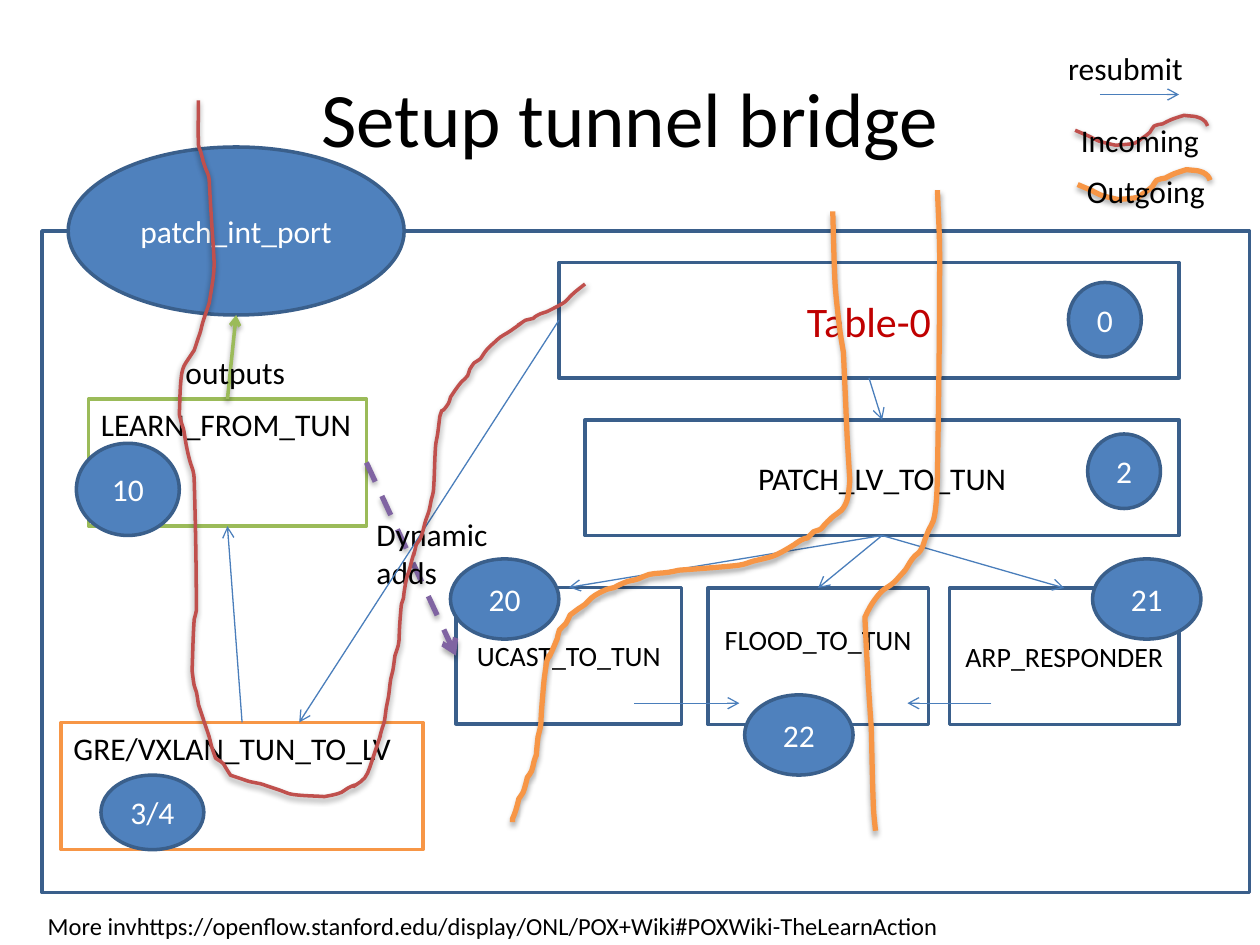
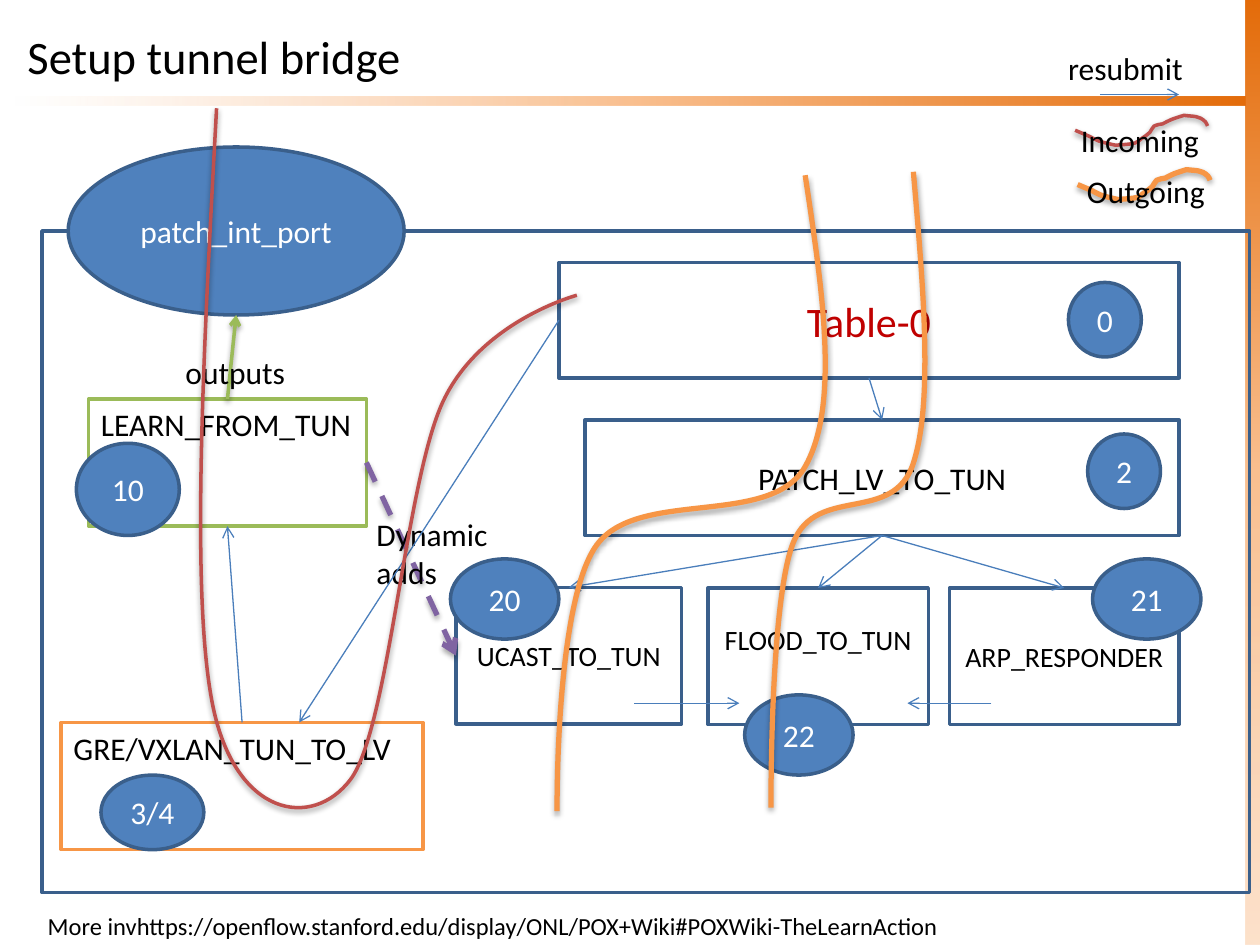
Before and after one commit to sknrao/openstack-neutron-revengg, a slide deck: slide 17 of OS-Neutron-OVS-Agent.pptx. Drawn at 1260x945 pixels with LibreOffice and Linux fonts; fonts in the diff are those of the drawing. Boxes give left, top, right and bottom in pixels: in the first picture for what was removed or moved away, otherwise in the second. Text is boxed around its words. In the diff, an @@ line names an element or a change of style, - is before the commit and + after.

Commit message:
Updated multiple slides with themes
No text/content modification has been done - only theme and at some
places, content holder re-alignments.

```diff
--- a/OS-Neutron-OVS-Agent.pptx
+++ b/OS-Neutron-OVS-Agent.pptx
@@ title "Setup tunnel bridge" moved from (x1=321, y1=93, x2=938, y2=165) to (x1=27, y1=41, x2=400, y2=82) @@
@@ title "Setup tunnel bridge" at (x1=27, y1=41, x2=400, y2=82): size 44 to 26.7 pt; alignment centre to left @@
@@ rectangle added at (x1=1245, y1=0, x2=1260, y2=945), fill gradient #E46C0A to #FAC090 to #FCD5B5 @@
@@ rectangle added at (x1=15, y1=97, x2=1245, y2=106), fill gradient #E46C0A to #FAC090 to #FCD5B5 @@
@@ freeform shape resized from (x1=179, y1=101, x2=585, y2=798) to (x1=200, y1=108, x2=577, y2=808) @@
@@ freeform shape resized from (x1=513, y1=212, x2=850, y2=823) to (x1=557, y1=175, x2=825, y2=811) @@
@@ freeform shape resized from (x1=864, y1=190, x2=939, y2=830) to (x1=771, y1=171, x2=925, y2=808) @@
```
Also in this commit, not shown: 43 other slides changed, 8 other files.
